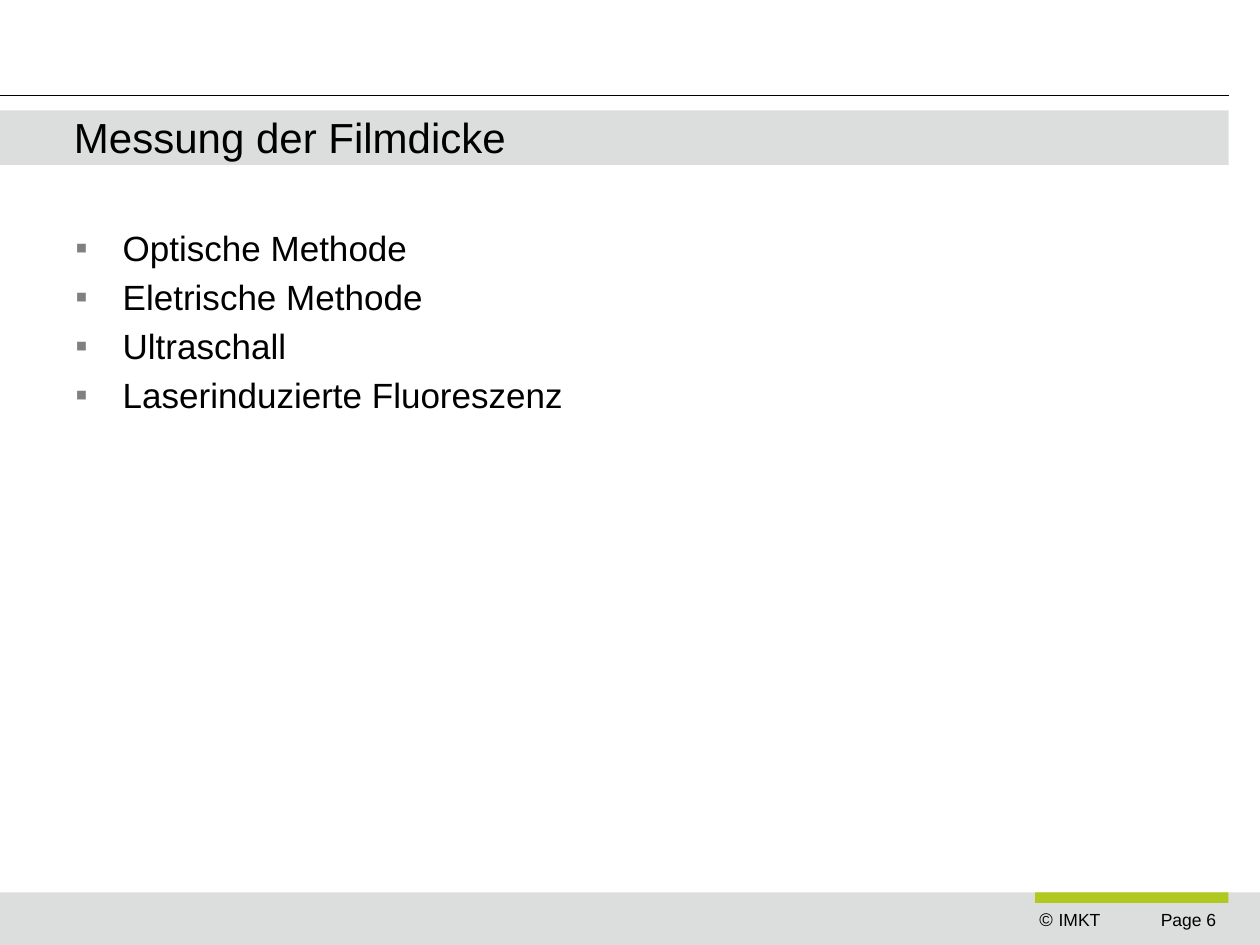
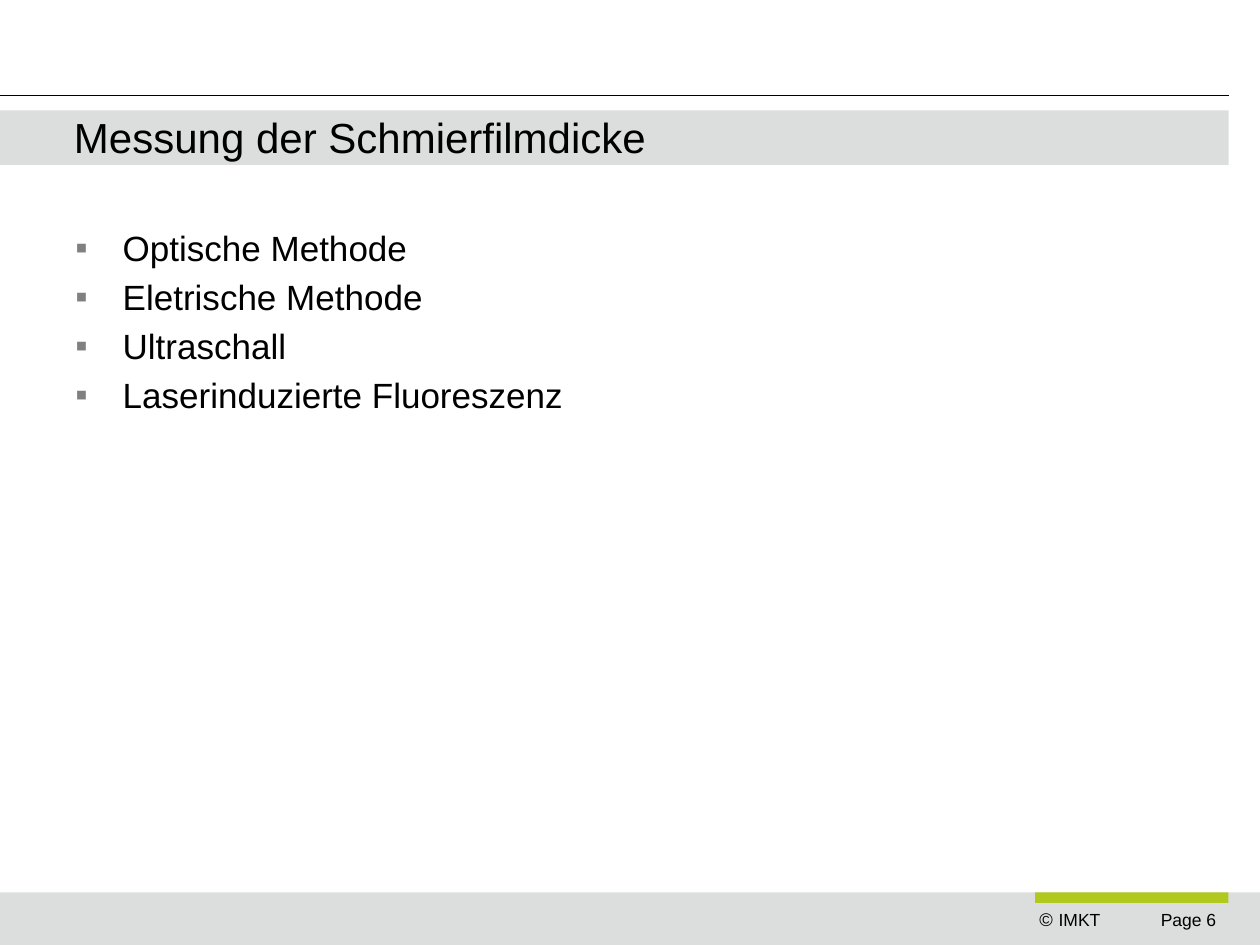
Before and after one commit to ngocminhdao88/dao_masterarbeit, a slide deck: slide 6 of presentations/ziel_der_arbeit_vw.pptx. Drawn at 1260x945 pixels with LibreOffice and Linux fonts; fonts in the diff are those of the drawing; background and template pictures are left out. Boxes give left, top, right and bottom in pixels: in the first picture for what was removed or moved away, otherwise in the second. Text is boxed around its words. In the diff, an @@ line names an element or a change of style, - is before the commit and + after.

```diff
--- a/presentations/ziel_der_arbeit_vw.pptx
+++ b/presentations/ziel_der_arbeit_vw.pptx
@@ title at [74, 122, 645, 162]: text changed @@
-Messung der Filmdicke
+Messung der Schmierfilmdicke
```
Also in this commit, not shown: 13 other slides changed, 2 slides added, 10 other files.
